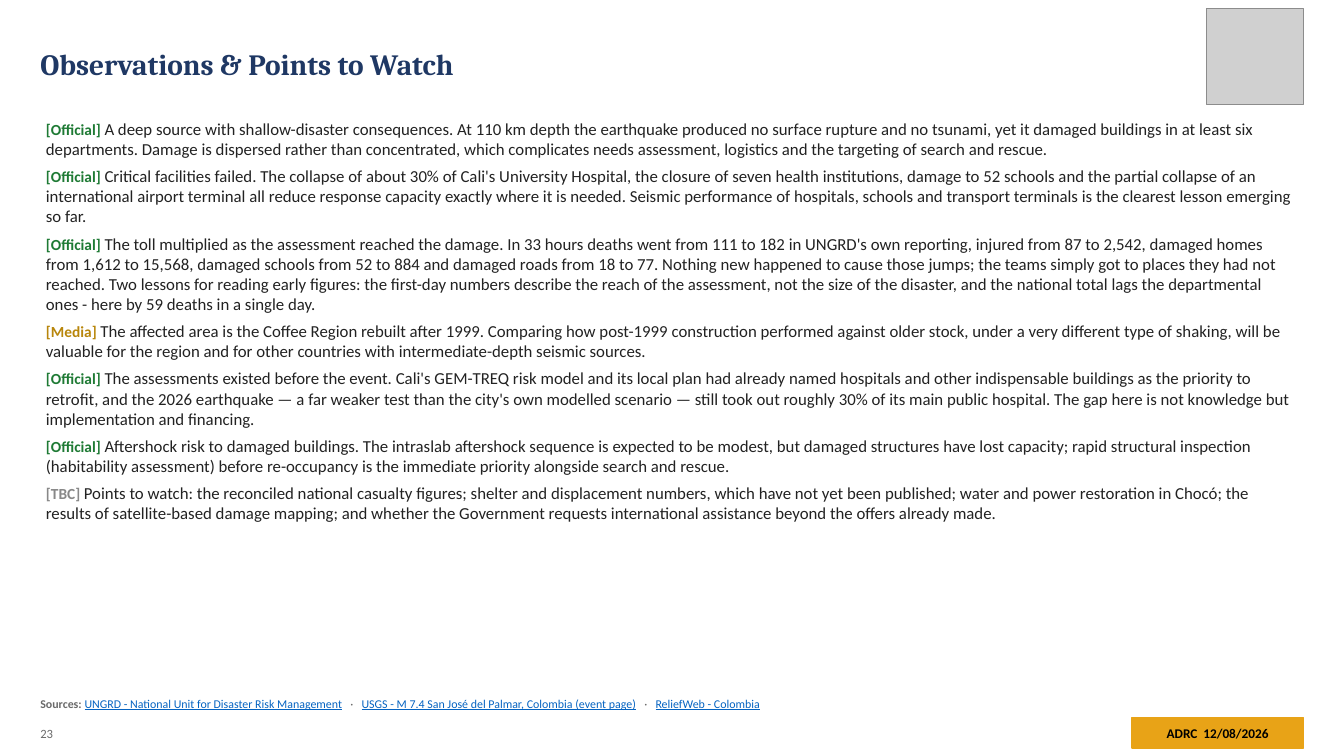
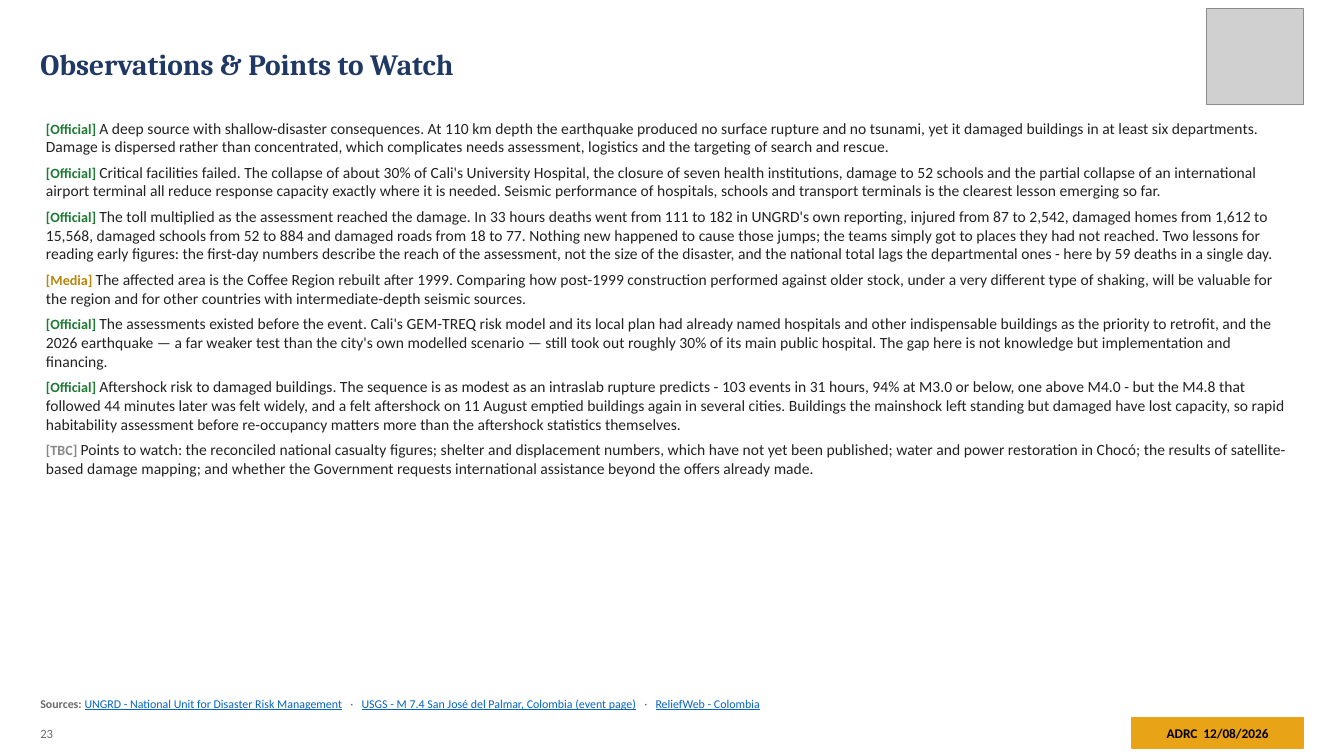
Before and after one commit to kochobi-max/whatsmap, a slide deck: slide 23 of reports/colombia_eq_20260810/output/ADRC_EQ_COL_Choco_20260810_EN.pptx. Drawn at 1344x756 pixels with LibreOffice and Linux fonts; fonts in the diff are those of the drawing; grey boxes stand for pictures. Boxes give left, top, right and bottom in pixels: in the first picture for what was removed or moved away, otherwise in the second. Text is boxed around its words. In the diff, an @@ line names an element or a change of style, - is before the commit and + after.

```diff
--- a/reports/colombia_eq_20260810/output/ADRC_EQ_COL_Choco_20260810_EN.pptx
+++ b/reports/colombia_eq_20260810/output/ADRC_EQ_COL_Choco_20260810_EN.pptx
@@ text at (46, 123, 1286, 477): size 11 to 10.1 pt in "[Official]", "[Official]", "[Official]", "[Media]" and 2 more places; size 12 to 11.1 pt in "A deep source with shallow-disaster consequences. At ...", "Critical facilities failed. The collapse of about ...", "The toll multiplied as the assessment reached ...", "The affected area is the Coffee Region ..." and 2 more places @@
@@ text at (46, 381, 1285, 433): text changed; size 12 to 11.1 pt @@
-• [Official] Aftershock risk to damaged buildings. The intraslab aftershock sequence is expected to be modest, but damaged structures have lost capacity; rapid structural inspection (habitability assessment) before re-occupancy is the immediate priority alongside search and rescue.
+• [Official] Aftershock risk to damaged buildings. The sequence is as modest as an intraslab rupture predicts - 103 events in 31 hours, 94% at M3.0 or below, one above M4.0 - but the M4.8 that followed 44 minutes later was felt widely, and a felt aftershock on 11 August emptied buildings again in several cities. Buildings the mainshock left standing but damaged have lost capacity, so rapid habitability assessment before re-occupancy matters more than the aftershock statistics themselves.
```
Also in this commit, not shown: 4 other slides changed, 11 other files.
